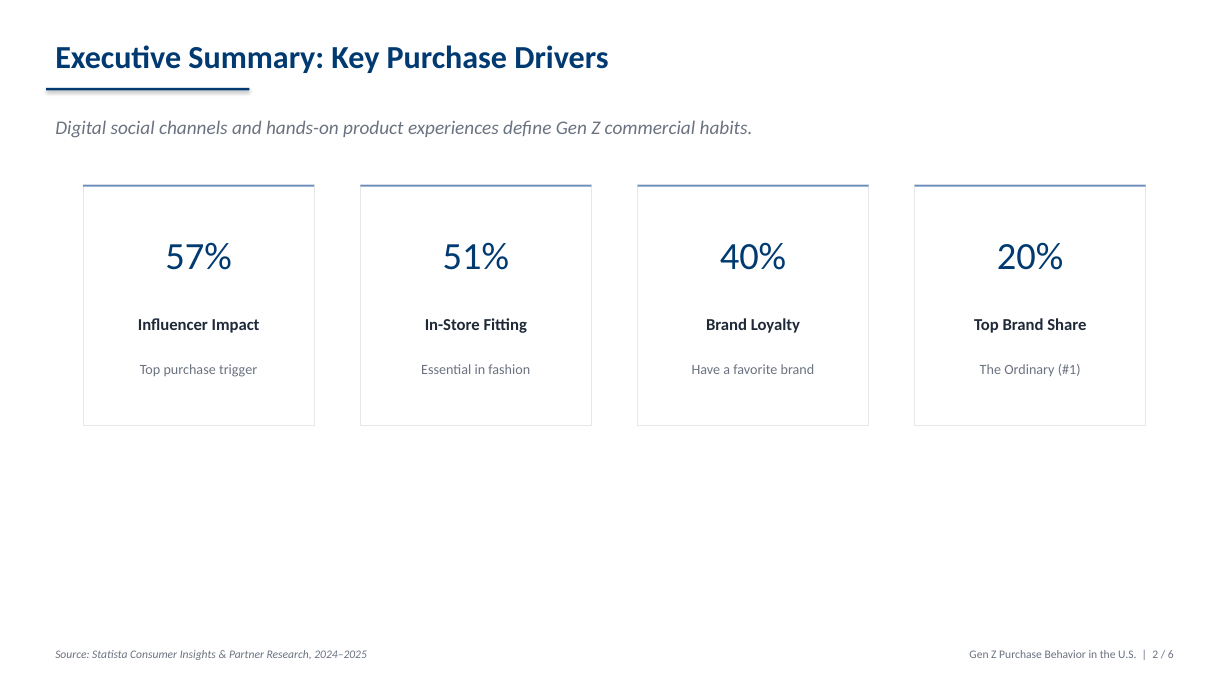
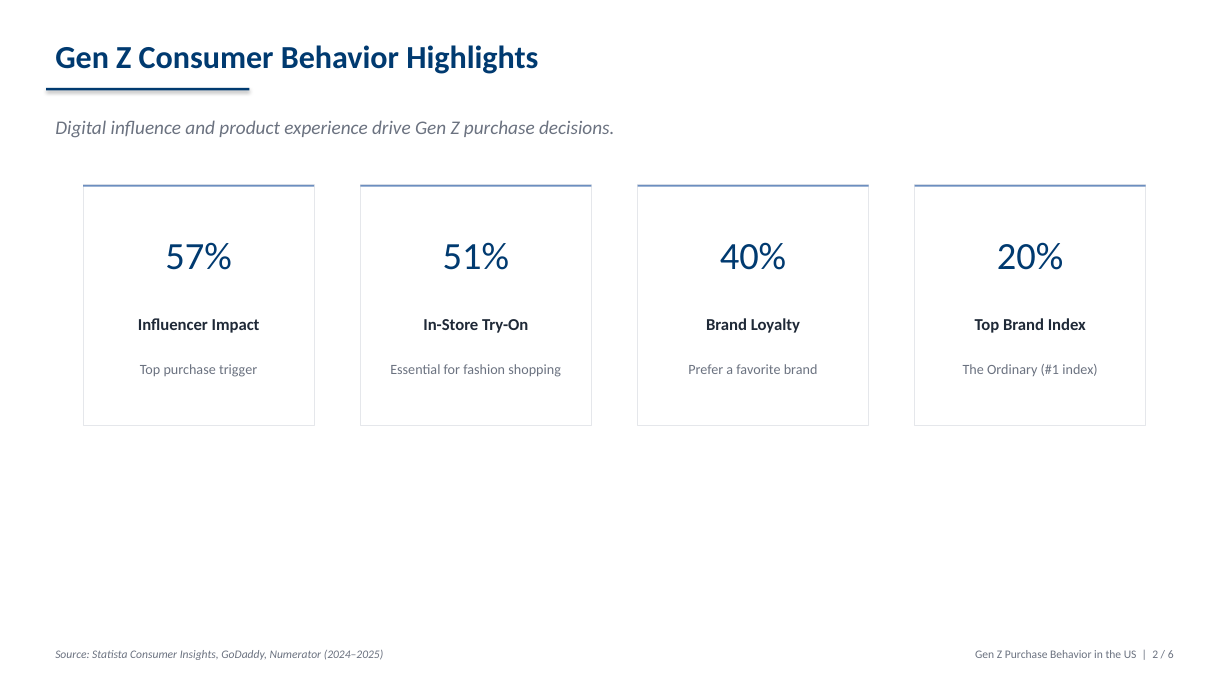
Before and after one commit to LikhithaReddipalli/Statista_challenge, a slide deck: slide 2 of results/presentation_With_LLM.pptx. Drawn at 1232x693 pixels with LibreOffice and Linux fonts; fonts in the diff are those of the drawing. Boxes give left, top, right and bottom in pixels: in the first picture for what was removed or moved away, otherwise in the second. Text is boxed around its words. In the diff, an @@ line names an element or a change of style, - is before the commit and + after.

```diff
--- a/results/presentation_With_LLM.pptx
+++ b/results/presentation_With_LLM.pptx
@@ text at [55, 45, 538, 74]: text changed @@
-Executive Summary: Key Purchase Drivers
+Gen Z Consumer Behavior Highlights
@@ text at [55, 120, 614, 137]: text changed @@
-Digital social channels and hands-on product experiences define Gen Z commercial habits.
+Digital influence and product experience drive Gen Z purchase decisions.
@@ text at [423, 319, 528, 333]: text changed @@
-In-Store Fitting
+In-Store Try-On
@@ text at [975, 318, 1086, 333]: text changed @@
-Top Brand Share
+Top Brand Index
@@ text at [390, 364, 561, 377]: text changed @@
-Essential in fashion
+Essential for fashion shopping
@@ text at [688, 364, 818, 374]: text changed @@
-Have a favorite brand
+Prefer a favorite brand
@@ text at [963, 364, 1097, 376]: text changed @@
-The Ordinary (#1)
+The Ordinary (#1 index)
@@ text at [55, 650, 384, 660]: text changed @@
-Source: Statista Consumer Insights & Partner Research, 2024–2025
+Source: Statista Consumer Insights, GoDaddy, Numerator (2024–2025)
@@ text at [975, 650, 1174, 658]: text changed @@
-Gen Z Purchase Behavior in the U.S. | 2 / 6
+Gen Z Purchase Behavior in the US | 2 / 6
```
Also in this commit, not shown: 5 other slides changed, 2 other files.
